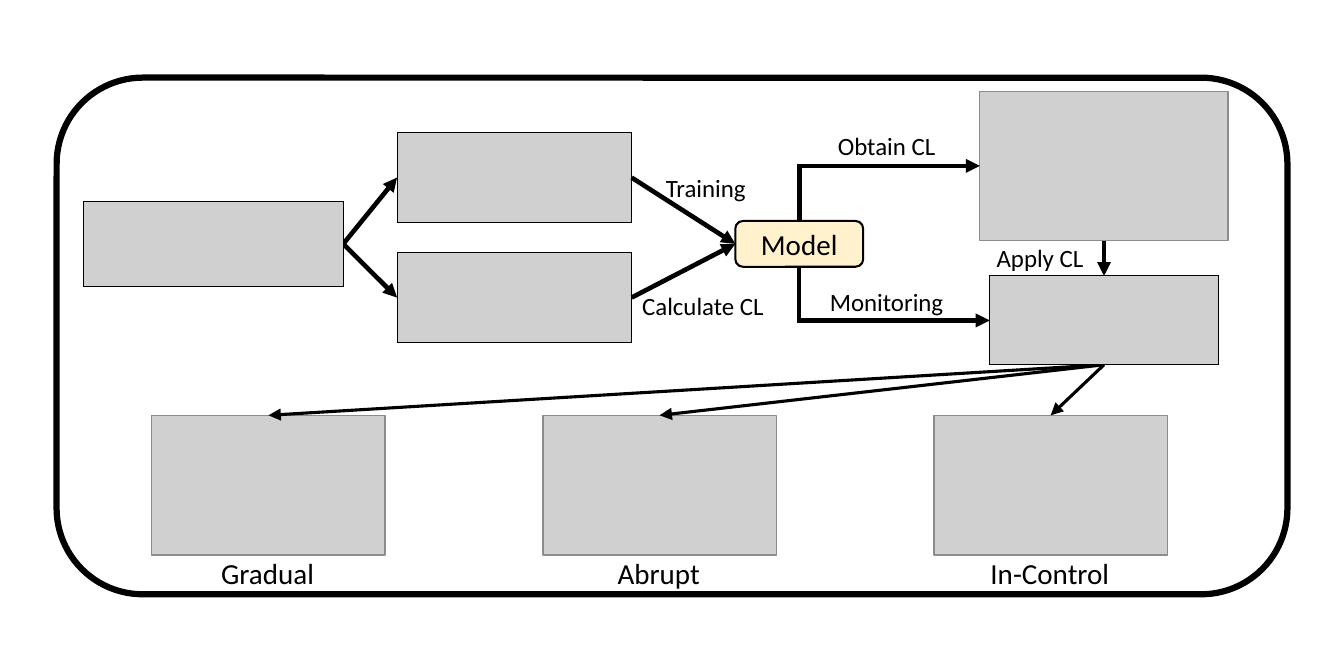
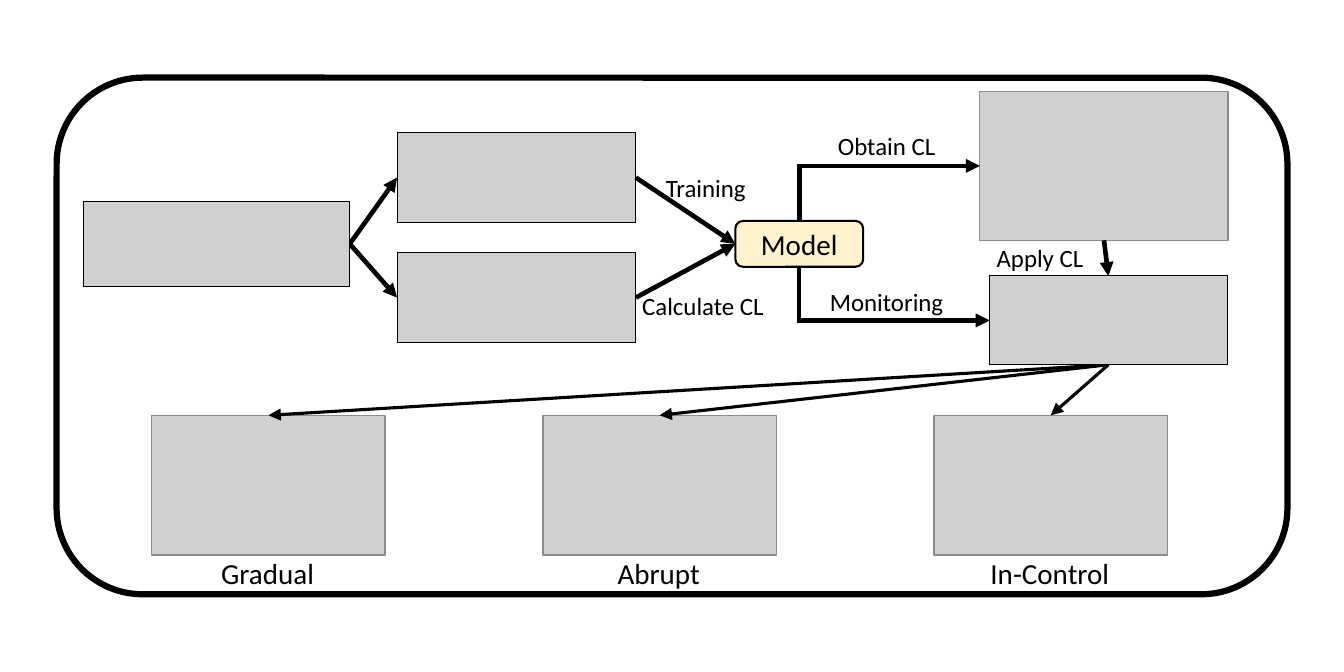
Before and after one commit to kgzhang0801/cd_paper, a slide deck: slide 4 of figures/v14/flow_chart/gen_fig_most_updated_1.pptx. Drawn at 1344x672 pixels with LibreOffice and Linux fonts; fonts in the diff are those of the drawing; grey boxes stand for pictures. Boxes give left, top, right and bottom in pixels: in the first picture for what was removed or moved away, otherwise in the second. Text is boxed around its words. In the diff, an @@ line names an element or a change of style, - is before the commit and + after.

```diff
--- a/figures/v14/flow_chart/gen_fig_most_updated_1.pptx
+++ b/figures/v14/flow_chart/gen_fig_most_updated_1.pptx
@@ picture: place and size @@
-picture at [397, 133, 632, 223]
+picture at [397, 133, 636, 223]
@@ arrow moved from (343, 243) - (397, 178) to (349, 243) - (397, 178) @@
@@ arrow moved from (632, 178) - (735, 243) to (636, 178) - (735, 243) @@
@@ picture: place and size @@
-picture at [84, 202, 343, 287]
+picture at [84, 202, 349, 287]
@@ arrow moved from (343, 243) - (397, 297) to (349, 243) - (397, 297) @@
@@ picture: place and size @@
-picture at [397, 252, 632, 342]
+picture at [397, 252, 636, 342]
@@ arrow moved from (632, 297) - (735, 243) to (636, 297) - (735, 243) @@
@@ arrow moved from (1104, 240) - (1104, 276) to (1104, 240) - (1108, 276) @@
@@ picture: place and size @@
-picture at [990, 276, 1219, 364]
+picture at [990, 276, 1228, 364]
@@ arrow moved from (1104, 364) - (269, 415) to (1108, 364) - (269, 415) @@
@@ arrow moved from (1104, 364) - (660, 415) to (1108, 364) - (660, 415) @@
@@ arrow moved from (1104, 364) - (1051, 415) to (1108, 364) - (1051, 415) @@
```
Also in this commit, not shown: 2 other slides changed, 4 other files.
